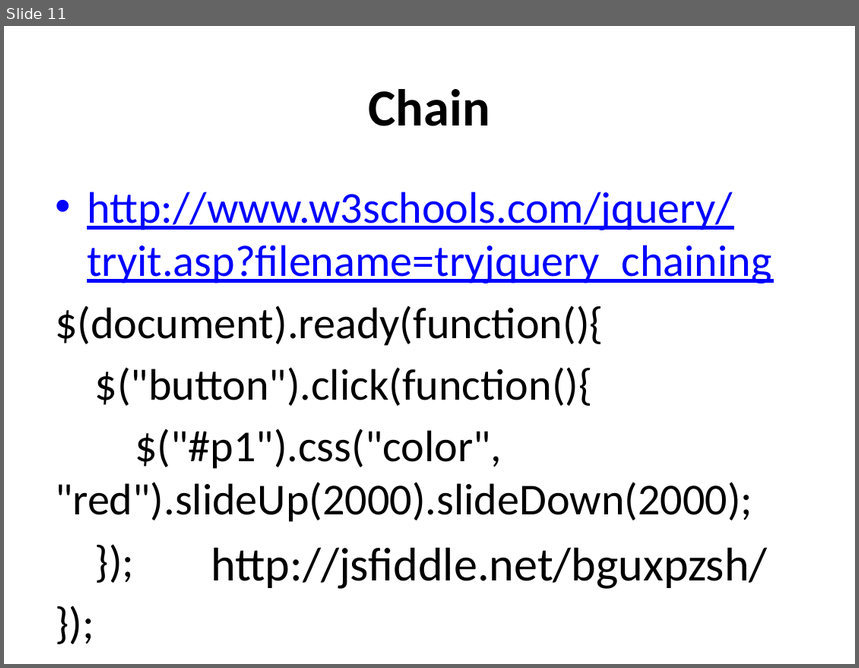
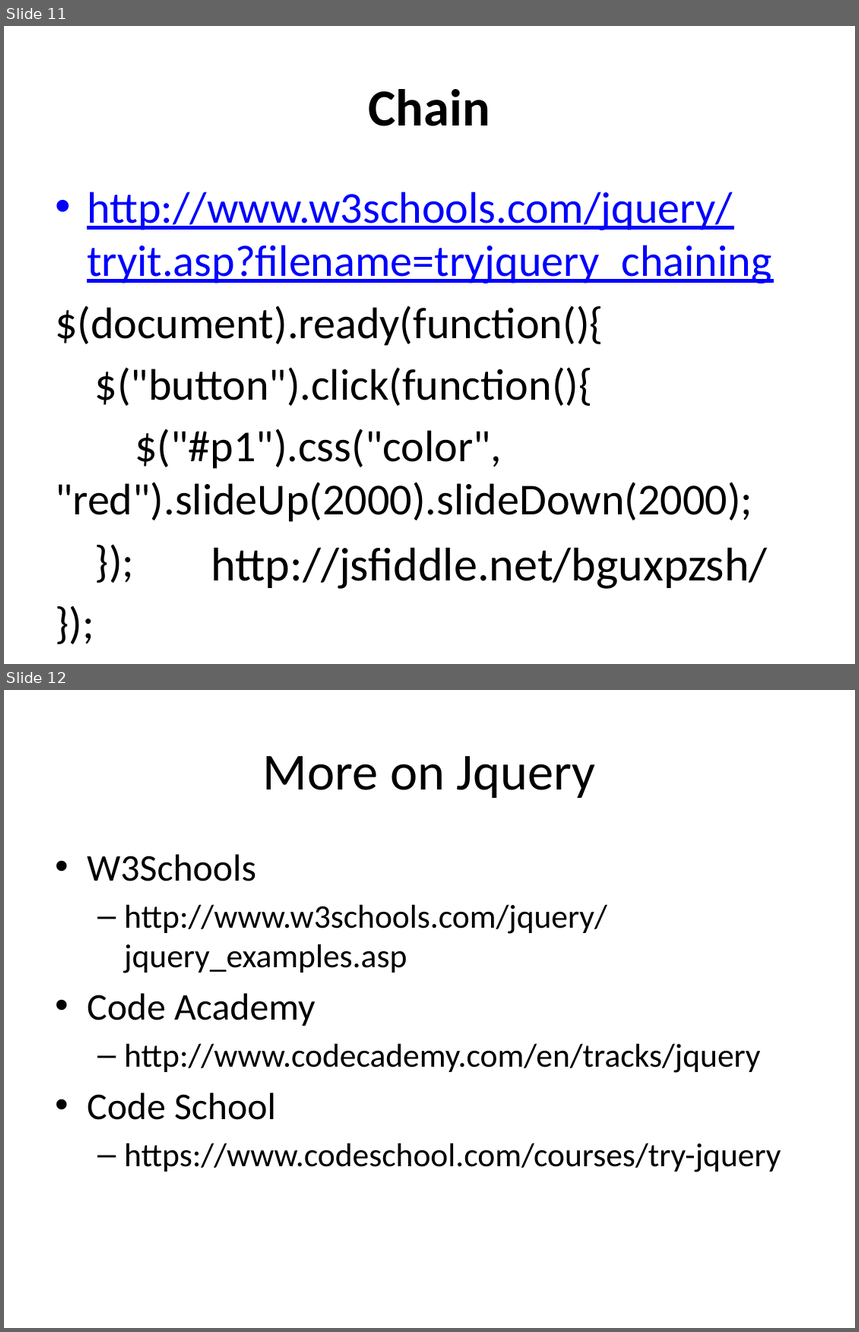
Before and after one commit to BAS-WEB/class05, a slide deck: source/BAS-WEBDEV-05-Jquery-updated.pptx. Shown one above the other, each under a label of ours: slide 11 before the commit, slides 11 and 12 after it. The pictures are 859x668 and 859x1332 pixels, drawn with LibreOffice and Linux fonts; fonts in the diff are those of the drawing. Boxes give left, top, right and bottom in pixels: in the first picture for what was removed or moved away, otherwise in the second. Text is boxed around its words. In the diff, an @@ line names an element or a change of style, - is before the commit and + after.

```diff
--- a/source/BAS-WEBDEV-05-Jquery-updated.pptx
+++ b/source/BAS-WEBDEV-05-Jquery-updated.pptx
@@ slide 12 added at (4,690,855,1328), background #FFFFFF @@
@@ title added at (263,756,595,798), 44 pt, text #000000 @@
+More on Jquery
@@ text added at (87,854,781,1173), 28 pt, text #000000 @@
+• W3Schools
+  – http://www.w3schools.com/jquery/jquery_examples.asp
+• Code Academy
+  – http://www.codecademy.com/en/tracks/jquery
+• Code School
+  – https://www.codeschool.com/courses/try-jquery
```
Also in this commit, not shown: 13 other files.
